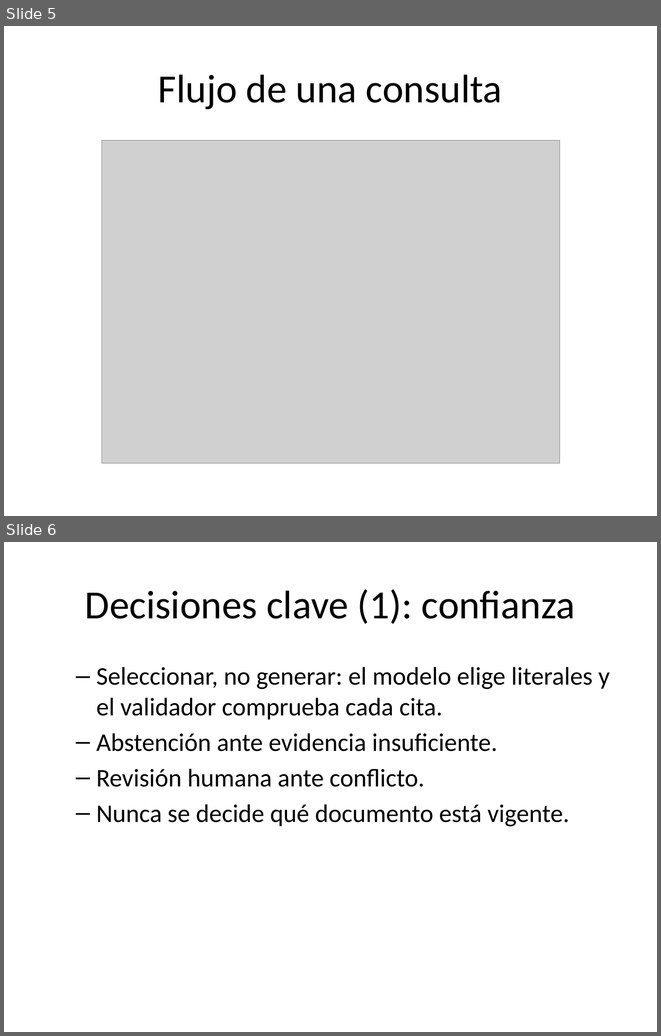
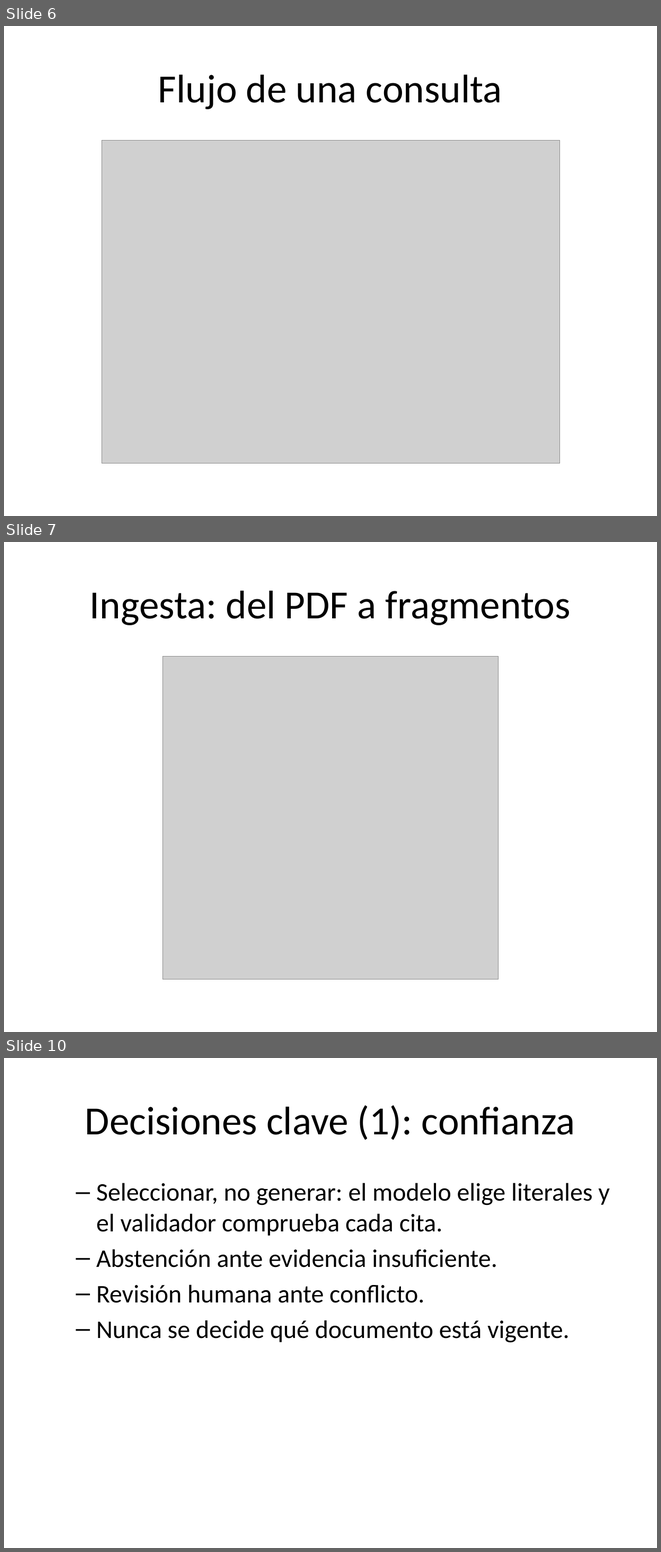
Before and after one commit to donmatthiuz/NLP, a slide deck: docs/presentacion/Diapositivas.pptx. Shown one above the other, each under a label of ours: slides 5 and 6 before the commit, slides 6, 7 and 10 after it; the slides between them are not shown. The pictures are 661x1036 and 661x1552 pixels, drawn with LibreOffice and Linux fonts; fonts in the diff are those of the drawing; grey boxes stand for pictures. Boxes give left, top, right and bottom in pixels: in the first picture for what was removed or moved away, otherwise in the second. Text is boxed around its words. In the diff, an @@ line names an element or a change of style, - is before the commit and + after.

```diff
--- a/docs/presentacion/Diapositivas.pptx
+++ b/docs/presentacion/Diapositivas.pptx
@@ slide 7 added at [4,542,657,1032], background #FFFFFF @@
@@ title added at [90,590,571,625], 44 pt, text #000000 @@
+Ingesta: del PDF a fragmentos
@@ picture added at [162,656,498,979] @@
@@ what was slide 5 is now slide 6 @@
@@ what was slide 6 is now slide 10 @@
```
Also in this commit, not shown: 1 slide changed, 6 other slides added, 1 slide removed, 3 other files.
